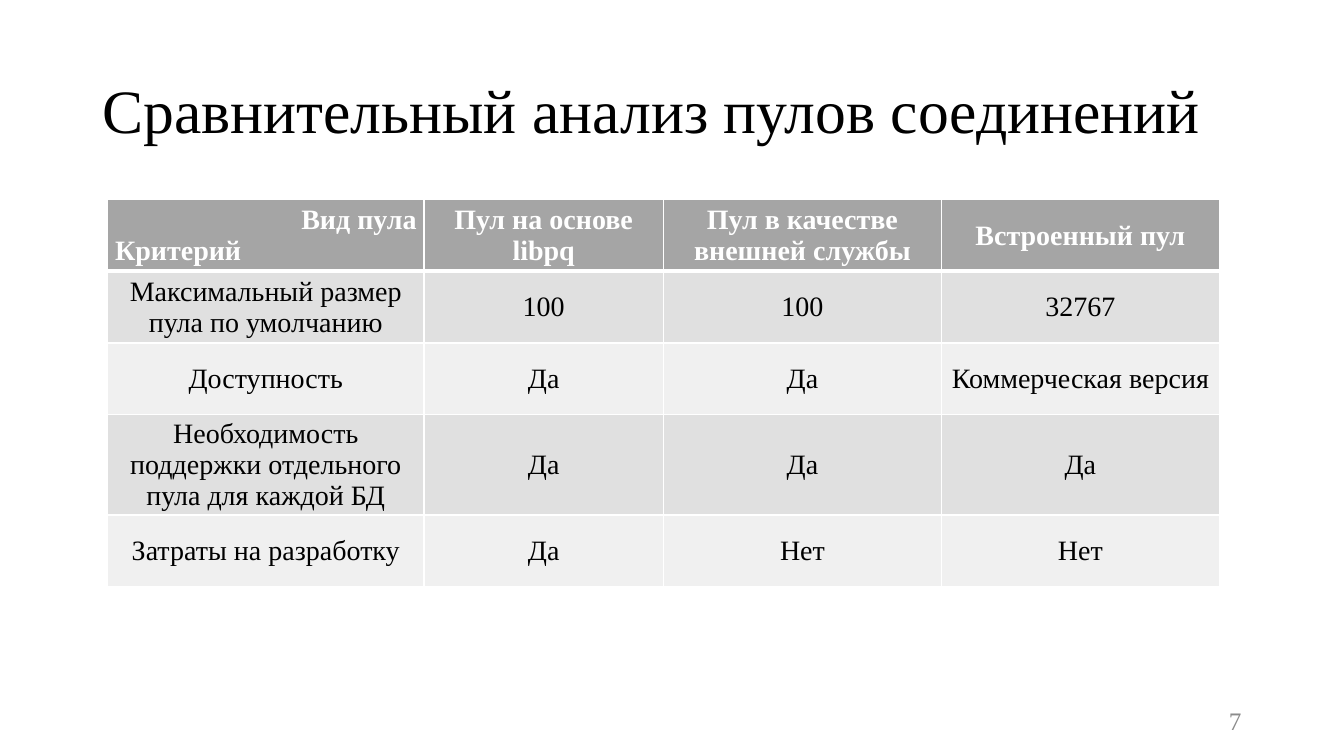
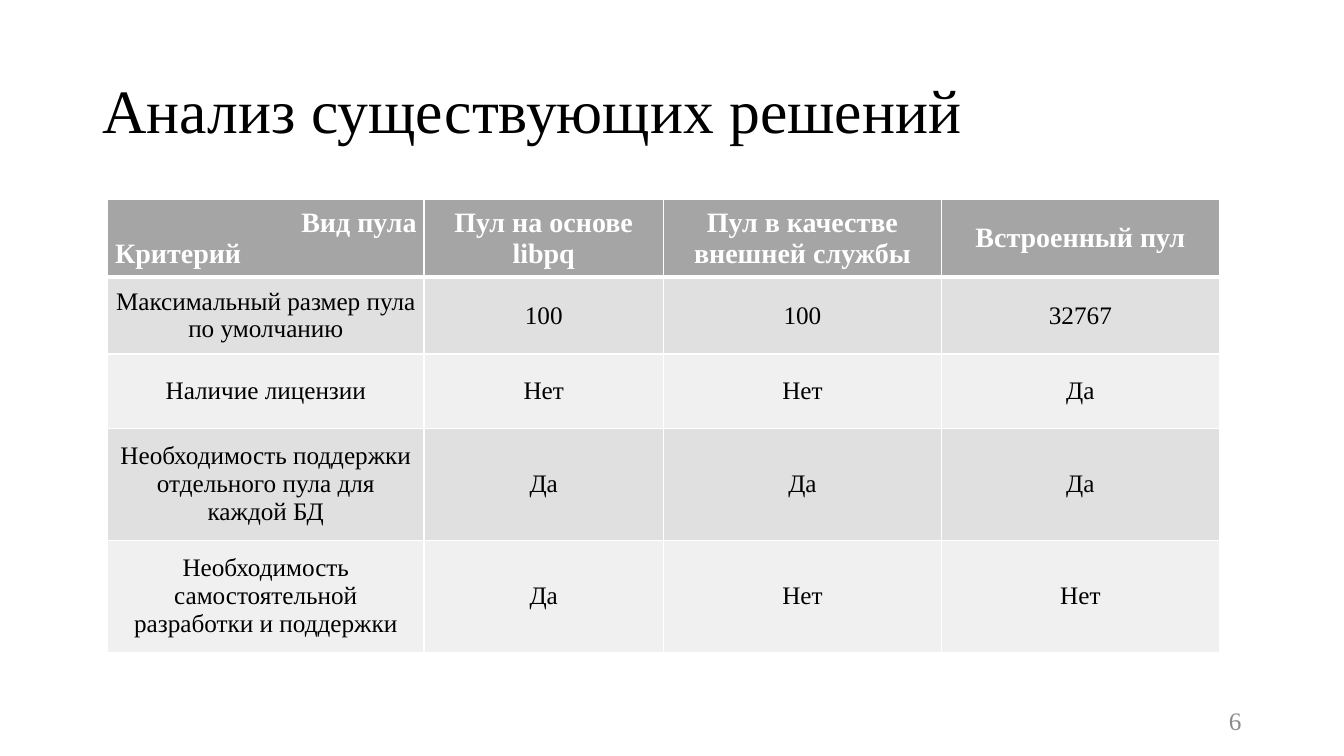
Before and after one commit to platosha-git/Diplom-theory, a slide deck: slide 6 of Презентация.pptx (slide 7 before the commit). Drawn at 1344x756 pixels with LibreOffice and Linux fonts; fonts in the diff are those of the drawing. Boxes give left, top, right and bottom in pixels: in the first picture for what was removed or moved away, otherwise in the second. Text is boxed around its words. In the diff, an @@ line names an element or a change of style, - is before the commit and + after.

```diff
--- a/Презентация.pptx
+++ b/Презентация.pptx
@@ title at (x1=102, y1=91, x2=961, y2=144): text changed @@
-Сравнительный анализ пулов соединений
+Анализ существующих решений
@@ table at (x1=108, y1=200, x2=1221, y2=652) @@
-row 3: Доступность | Да | Да | Коммерческая версия
+row 3: Наличие лицензии | Нет | Нет | Да
-row 5, column 1: Затраты на разработку
+row 5, column 1: Необходимость самостоятельной разработки и поддержки
@@ size 20 to 18 pt in "Максимальный размер пула по умолчанию", "100", "100", "32767" and 7 more places @@
@@ page number at (x1=1229, y1=713, x2=1242, y2=730): text changed @@
-7
+6
```
Also in this commit, not shown: 11 other slides changed, 2 slides added, 4 slides removed, 20 other files.
